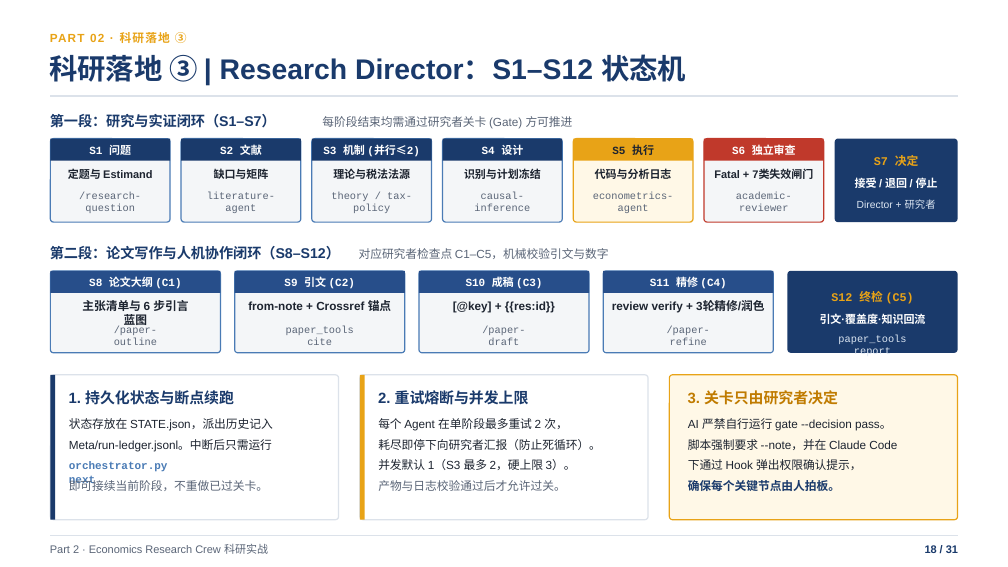
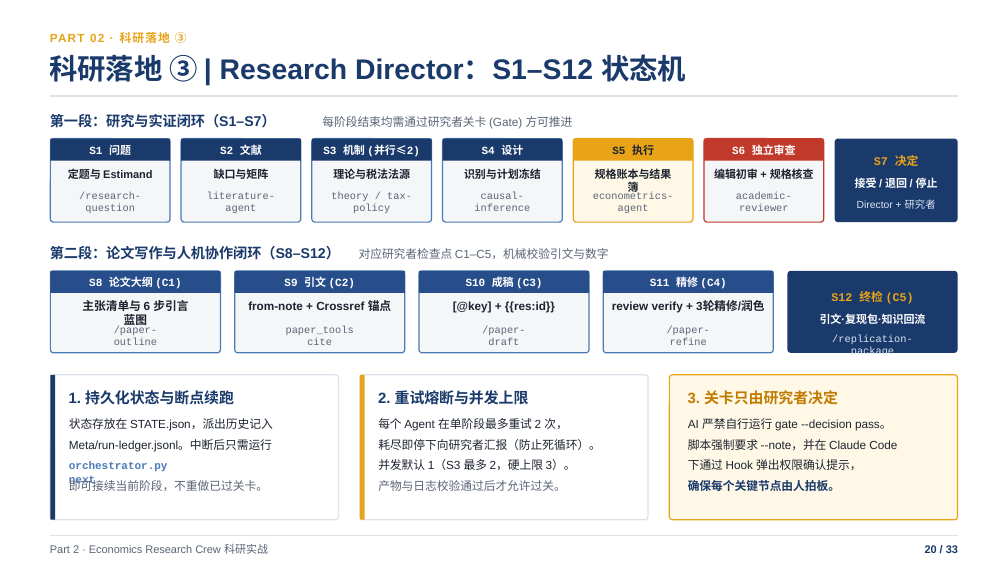
Before and after one commit to shjzzzz/Economics-Research-Crew, a slide deck: slide 20 of Claude_Code_基础与_Economics_Research_Crew_实战.pptx (slide 18 before the commit). Drawn at 1008x567 pixels with LibreOffice and Linux fonts; fonts in the diff are those of the drawing. Boxes give left, top, right and bottom in pixels: in the first picture for what was removed or moved away, otherwise in the second. Text is boxed around its words. In the diff, an @@ line names an element or a change of style, - is before the commit and + after.

```diff
--- a/Claude_Code_基础与_Economics_Research_Crew_实战.pptx
+++ b/Claude_Code_基础与_Economics_Research_Crew_实战.pptx
@@ text at box(595, 168, 672, 195): text changed @@
-代码与分析日志
+规格账本与结果簿
@@ text at box(714, 167, 814, 182): text changed @@
-Fatal + 7类失效闸门
+编辑初审 + 规格核查
@@ text at box(820, 313, 926, 324): text changed @@
-引文·覆盖度·知识回流
+引文·复现包·知识回流
@@ text at box(832, 335, 913, 358): text changed @@
-paper_tools report
+/replication-package
@@ text at box(925, 544, 958, 555): text changed @@
-18 / 31
+20 / 33
```
Also in this commit, not shown: 30 other slides changed, 2 slides added, 4 other files.
